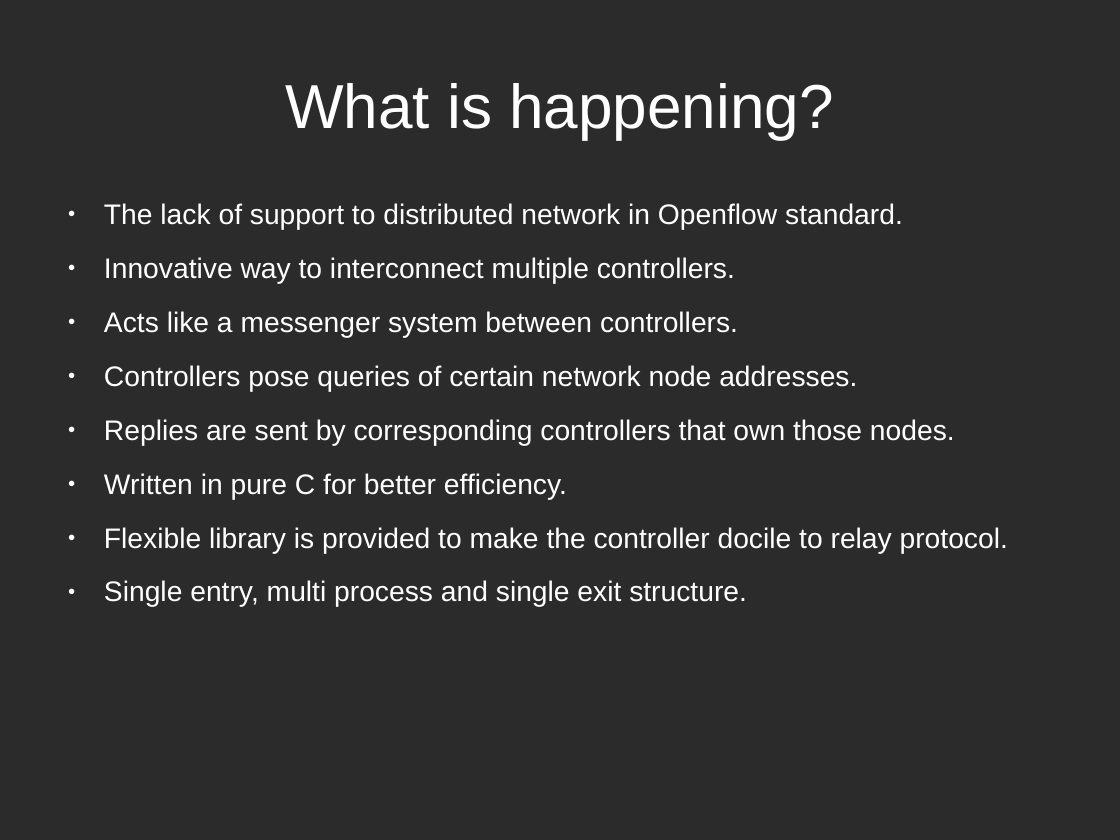
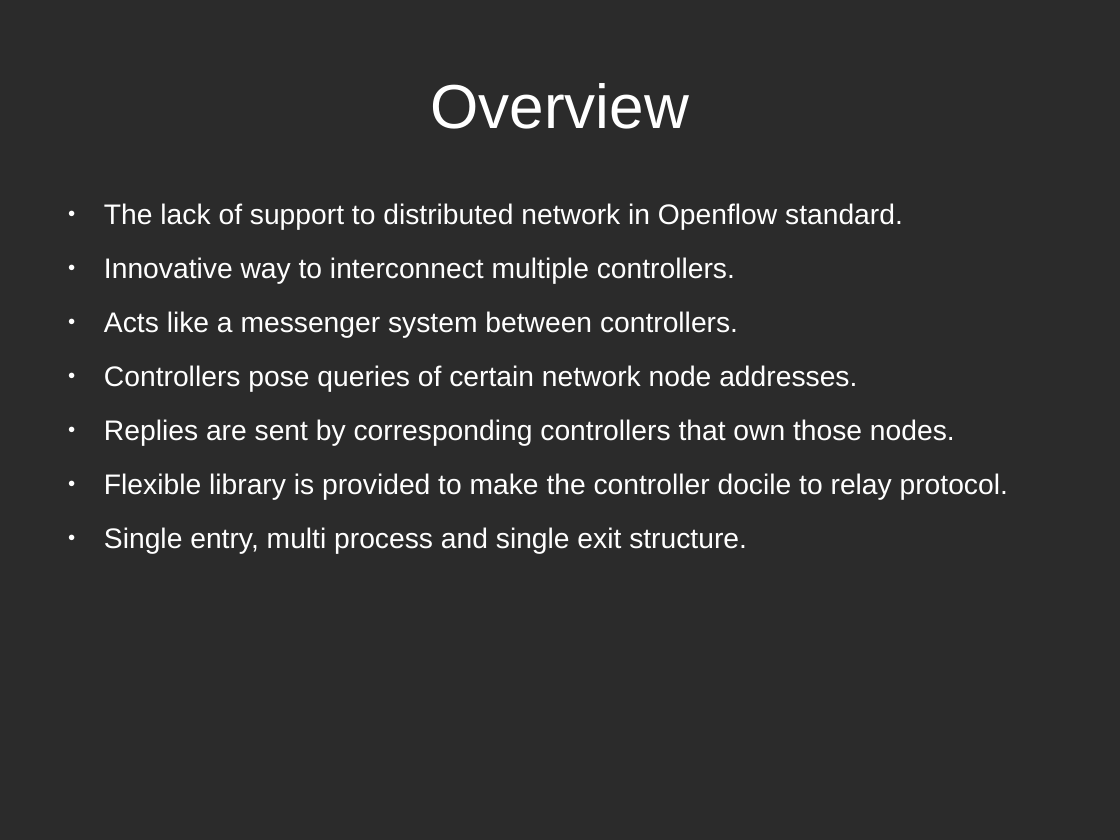
Before and after one commit to r0ck3r008/sdn-proj, a slide deck: slide 2 of review.odp. Drawn at 1120x840 pixels with LibreOffice and Linux fonts; fonts in the diff are those of the drawing; background and template pictures are left out; a plain dark background stands for a picture behind light text. Boxes give left, top, right and bottom in pixels: in the first picture for what was removed or moved away, otherwise in the second. Text is boxed around its words. In the diff, an @@ line names an element or a change of style, - is before the commit and + after.

```diff
--- a/review.odp
+++ b/review.odp
@@ title at (430, 83, 689, 129): text changed @@
-What is happening?
+Overview
@@ text at (104, 473, 567, 500): paragraph removed @@
-● Written in pure C for better efficiency.
```
Also in this commit, not shown: 3 other slides changed, 17 slides added, 5 slides removed, 1 other file.
